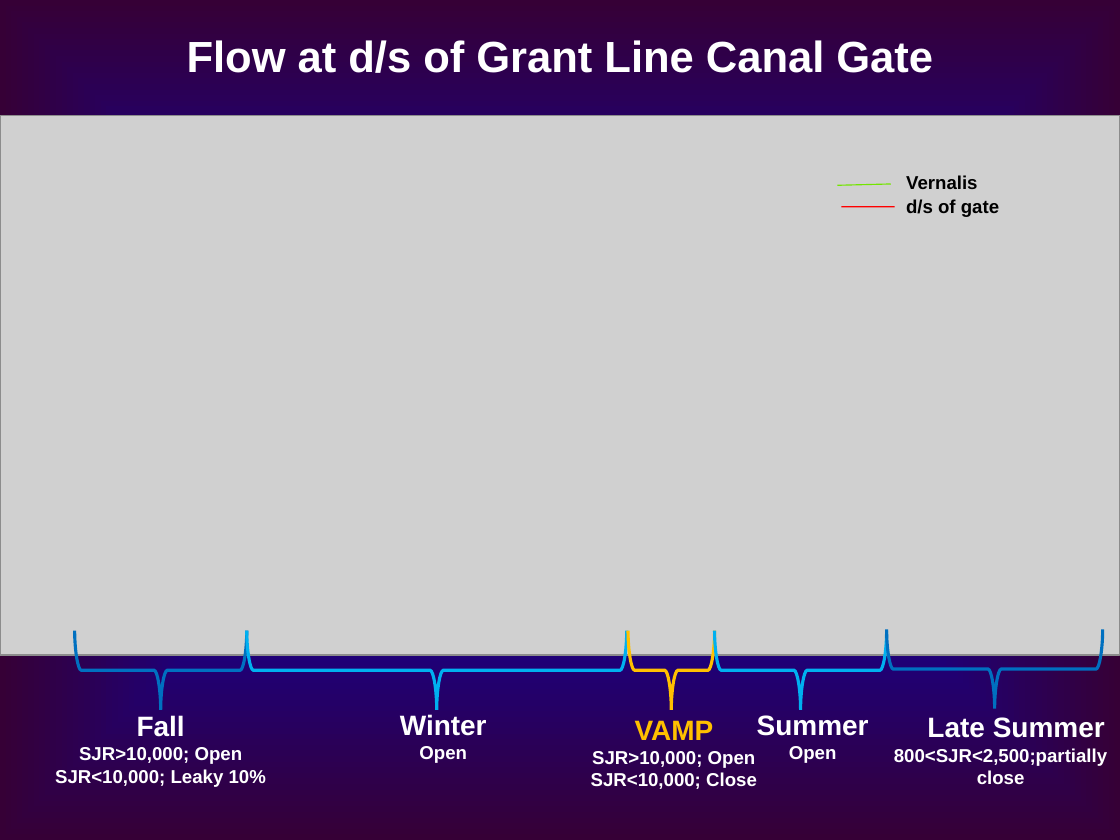
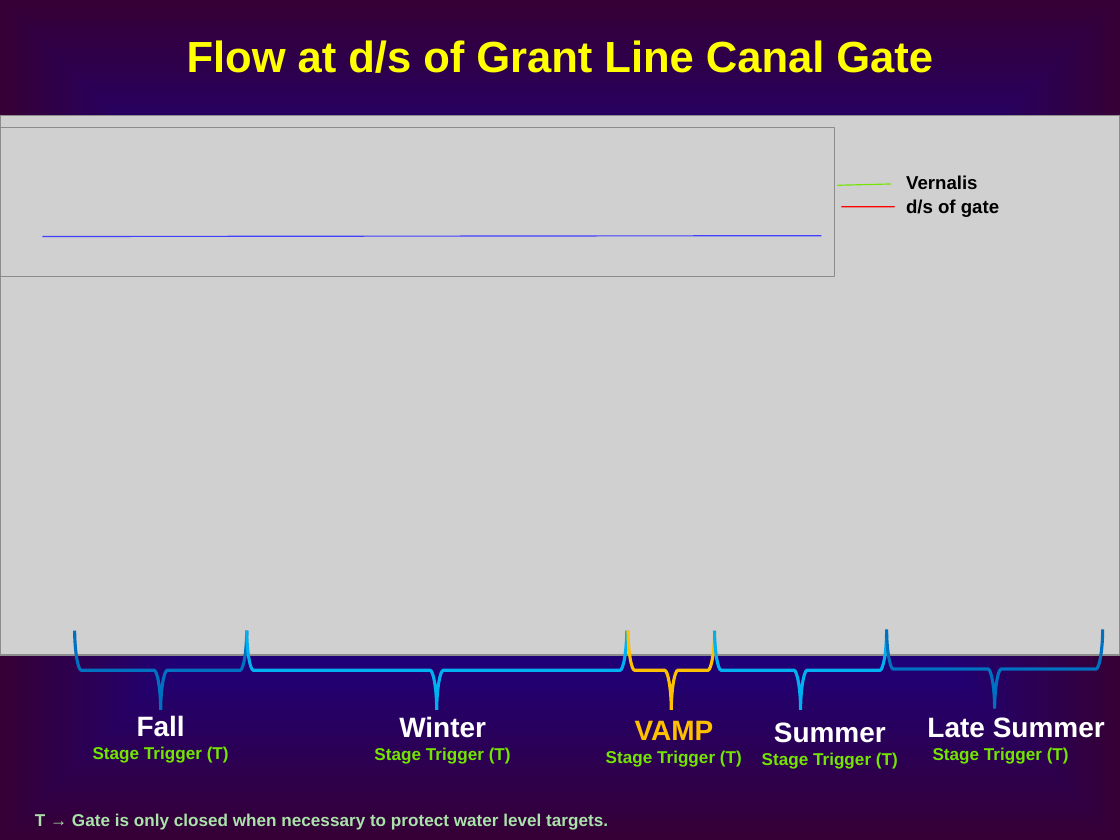
Before and after one commit to CADWRDeltaModeling/dsm2, a slide deck: slide 21 of dsm2/presentations/DSM2 Operting Rule.ppt. Drawn at 1120x840 pixels with LibreOffice and Linux fonts; fonts in the diff are those of the drawing; grey boxes stand for pictures. Boxes give left, top, right and bottom in pixels: in the first picture for what was removed or moved away, otherwise in the second. Text is boxed around its words. In the diff, an @@ line names an element or a change of style, - is before the commit and + after.

```diff
--- a/dsm2/presentations/DSM2 Operting Rule.ppt
+++ b/dsm2/presentations/DSM2 Operting Rule.ppt
@@ text "Flow at d/s of Grant ..." at (x1=187, y1=40, x2=933, y2=73): text colour #FFFFFF to #FFFF00 @@
@@ picture added at (x1=0, y1=128, x2=834, y2=277) @@
@@ line added from (43, 236) to (821, 235), #4040FF 0.74 pt @@
@@ text removed at (x1=55, y1=715, x2=266, y2=787) @@
-Fall
-SJR>10,000; Open
-SJR<10,000; Leaky 10%
@@ text added at (x1=93, y1=715, x2=229, y2=763), 11 pt, text #73E500, bold @@
+Fall
+Stage Trigger (T)
@@ text "Winter" moved from (x1=400, y1=714, x2=487, y2=763) to (x1=374, y1=716, x2=511, y2=764) @@
@@ text "Summer" moved from (x1=757, y1=715, x2=869, y2=763) to (x1=762, y1=722, x2=898, y2=769) @@
@@ text at (x1=374, y1=747, x2=511, y2=764): text changed; size 12 to 11 pt; text colour #FFFFFF to #73E500 @@
-Open
+Stage Trigger (T)
@@ text removed at (x1=591, y1=720, x2=757, y2=789) @@
-VAMP
-SJR>10,000; Open
-SJR<10,000; Close
@@ text added at (x1=606, y1=720, x2=742, y2=767), 11 pt, text #73E500, bold @@
+VAMP
+Stage Trigger (T)
@@ text at (x1=933, y1=747, x2=1069, y2=764): text changed; size 12 to 11 pt; text colour #FFFFFF to #73E500 @@
-800<SJR<2,500;partially close
+Stage Trigger (T)
@@ text at (x1=762, y1=752, x2=898, y2=769): text changed; size 12 to 11 pt; text colour #FFFFFF to #73E500 @@
-Open
+Stage Trigger (T)
@@ text added at (x1=35, y1=813, x2=608, y2=830), 11 pt, text #A9E3A9, bold @@
+T → Gate is only closed when necessary to protect water level targets.
```
Also in this commit, not shown: 19 other slides changed, 1 slide added, 1 slide removed.
